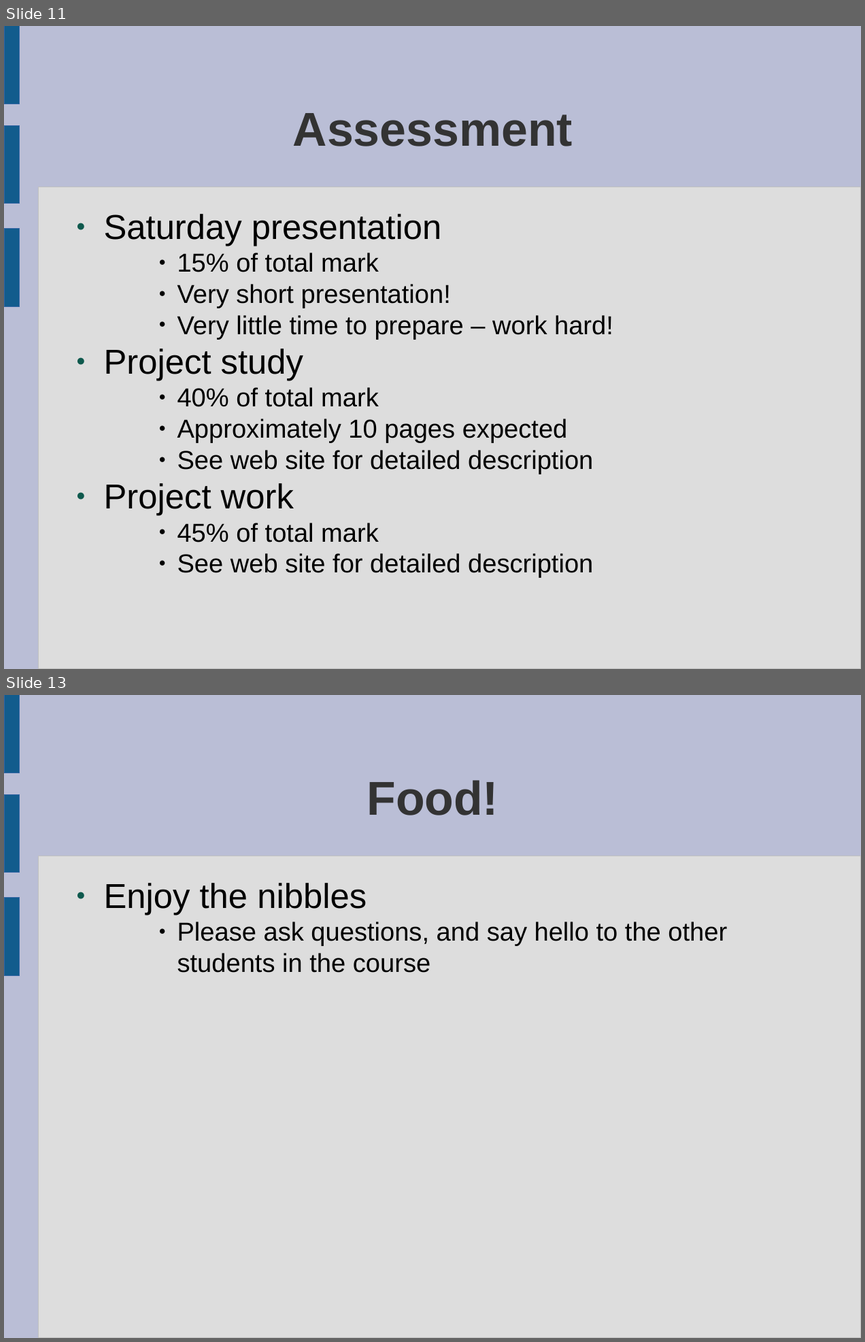
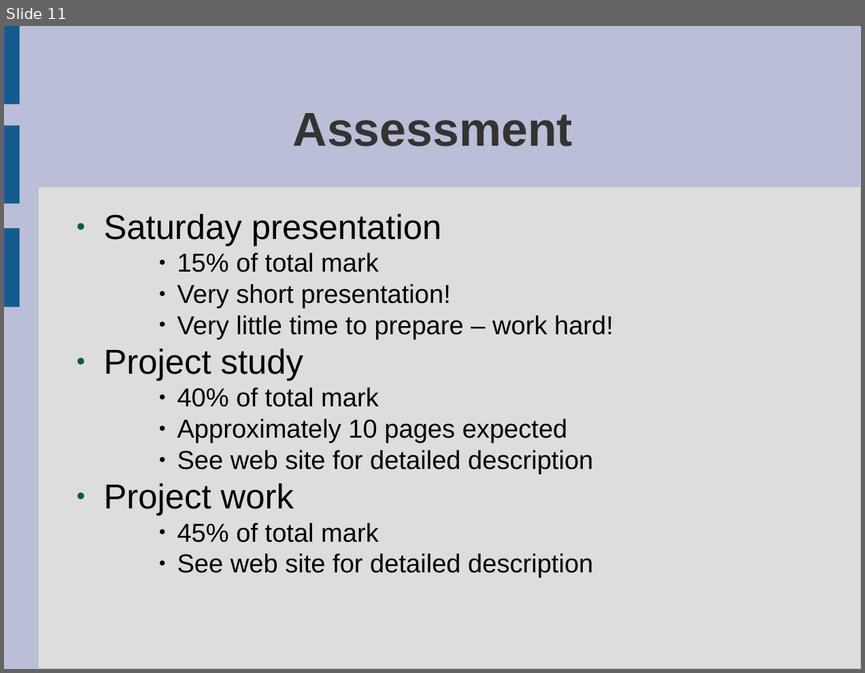
Before and after one commit to tridge/COMP8440, a slide deck: lectures/course_introduction.odp. Shown one above the other, each under a label of ours: slides 11 and 13 before the commit, slide 11 after it; the slides between them are not shown. The pictures are 865x1342 and 865x673 pixels, drawn with LibreOffice and Linux fonts; fonts in the diff are those of the drawing. Boxes give left, top, right and bottom in pixels: in the first picture for what was removed or moved away, otherwise in the second. Text is boxed around its words. In the diff, an @@ line names an element or a change of style, - is before the commit and + after.

```diff
--- a/lectures/course_introduction.odp
+++ b/lectures/course_introduction.odp
@@ slide 13 removed at <box>4,695,861,1338</box>, background #BABED6; not listed: 4 template elements that a slide beside it also shows @@
@@ title removed at <box>367,780,499,815</box> @@
-Food!
@@ text removed at <box>104,883,727,972</box> @@
-● Enjoy the nibbles
-    ● Please ask questions, and say hello to the other students in the course
```
Also in this commit, not shown: 3 slides changed, 3 other files.
